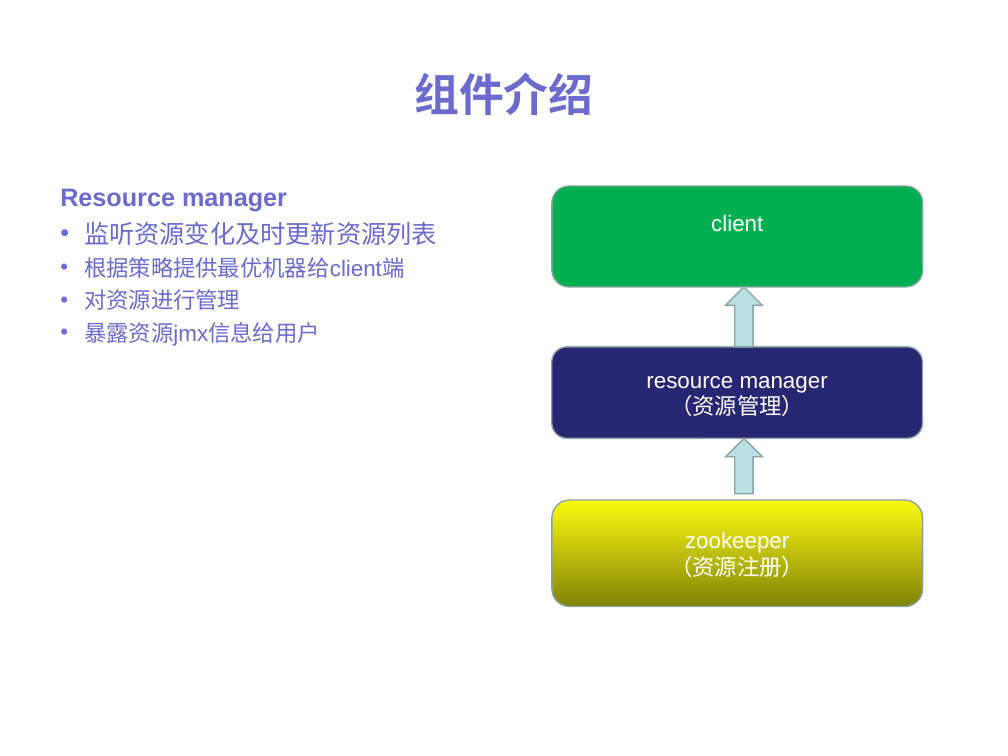
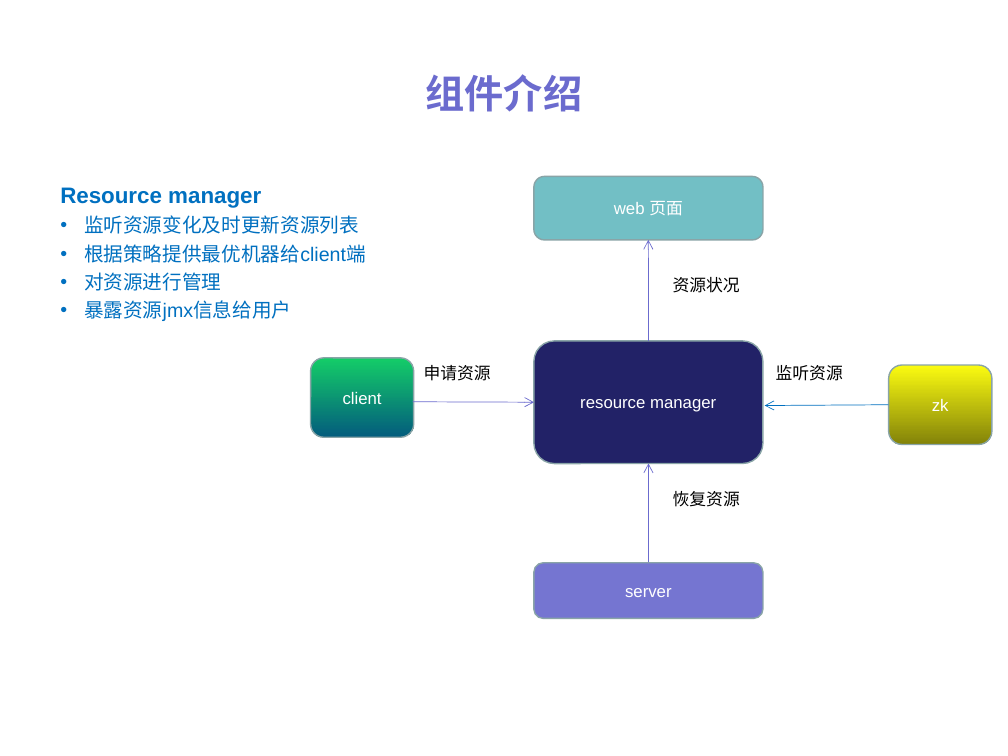
Before and after one commit to ylpu/distribute-scheduler, a slide deck: slide 10 of files/dis-scheduler.ppt (slide 8 before the commit). Drawn at 1008x756 pixels with LibreOffice and Linux fonts; fonts in the diff are those of the drawing. Boxes give left, top, right and bottom in pixels: in the first picture for what was removed or moved away, otherwise in the second. Text is boxed around its words. In the diff, an @@ line names an element or a change of style, - is before the commit and + after.

```diff
--- a/files/dis-scheduler.ppt
+++ b/files/dis-scheduler.ppt
@@ title "组件介绍" at (x1=426, y1=74, x2=583, y2=112): size 32 to 28 pt @@
@@ text "Resource manager" at (x1=60, y1=187, x2=366, y2=321): size 18 to 16 pt in "Resource manager"; text colour #6B6BCE to #0070C0; size 18 to 14 pt in "监听资源变化及时更新资源列表"; size 16 to 14 pt in "根据策略提供最优机器给client端", "对资源进行管理", "暴露资源jmx信息给用户"; less space between paragraphs; bullet colour #6B6BCE to #0070C0 @@
@@ rounded rectangle added at (x1=534, y1=176, x2=763, y2=240), fill #72BFC5, outline #89A4A7 0.99 pt, 12 pt, text #FFFFFF @@
+web 页面
@@ arrow added from (648, 341) to (648, 240), #6B6BCE 0.51 pt @@
@@ text added at (x1=673, y1=277, x2=740, y2=293), 12 pt, text #000000 @@
+资源状况
@@ up arrow removed at (x1=726, y1=287, x2=763, y2=347) @@
@@ rounded rectangle "client" resized from (x1=552, y1=186, x2=923, y2=287) to (x1=310, y1=358, x2=413, y2=437) @@
@@ rounded rectangle "client" at (x1=310, y1=358, x2=413, y2=437): size 16 to 12 pt; fill #00B050 to gradient #14CD68 to #035C7D @@
@@ rounded rectangle added at (x1=534, y1=341, x2=763, y2=464), fill #222267, outline #89A4A7 0.99 pt, 12 pt, text #FFFFFF @@
+resource manager
@@ rounded rectangle removed at (x1=551, y1=347, x2=922, y2=438) @@
-resource manager
-（资源管理）
@@ text added at (x1=424, y1=365, x2=491, y2=381), 12 pt, text #000000 @@
+申请资源
@@ text added at (x1=776, y1=365, x2=843, y2=381), 12 pt, text #000000 @@
+监听资源
@@ rounded rectangle added at (x1=889, y1=365, x2=992, y2=445), fill gradient #FBFB11 to #838309, outline #89A4A7 0.99 pt, 12 pt, text #FFFFFF @@
+zk
@@ arrow added from (412, 402) to (534, 402), #6B6BCE 0.51 pt @@
@@ arrow added from (888, 405) to (765, 405), #0070C0 0.51 pt @@
@@ up arrow removed at (x1=726, y1=438, x2=763, y2=494) @@
@@ arrow added from (648, 562) to (648, 464), #6B6BCE 0.51 pt @@
@@ rounded rectangle removed at (x1=552, y1=500, x2=923, y2=607) @@
-zookeeper
-（资源注册）
@@ text added at (x1=673, y1=491, x2=740, y2=507), 12 pt, text #000000 @@
+恢复资源
@@ rounded rectangle added at (x1=534, y1=562, x2=763, y2=618), fill #7575D1, outline #89A4A7 0.99 pt, 12 pt, text #FFFFFF @@
+server
```
Also in this commit, not shown: 7 other slides changed, 3 slides added, 7 other files.
